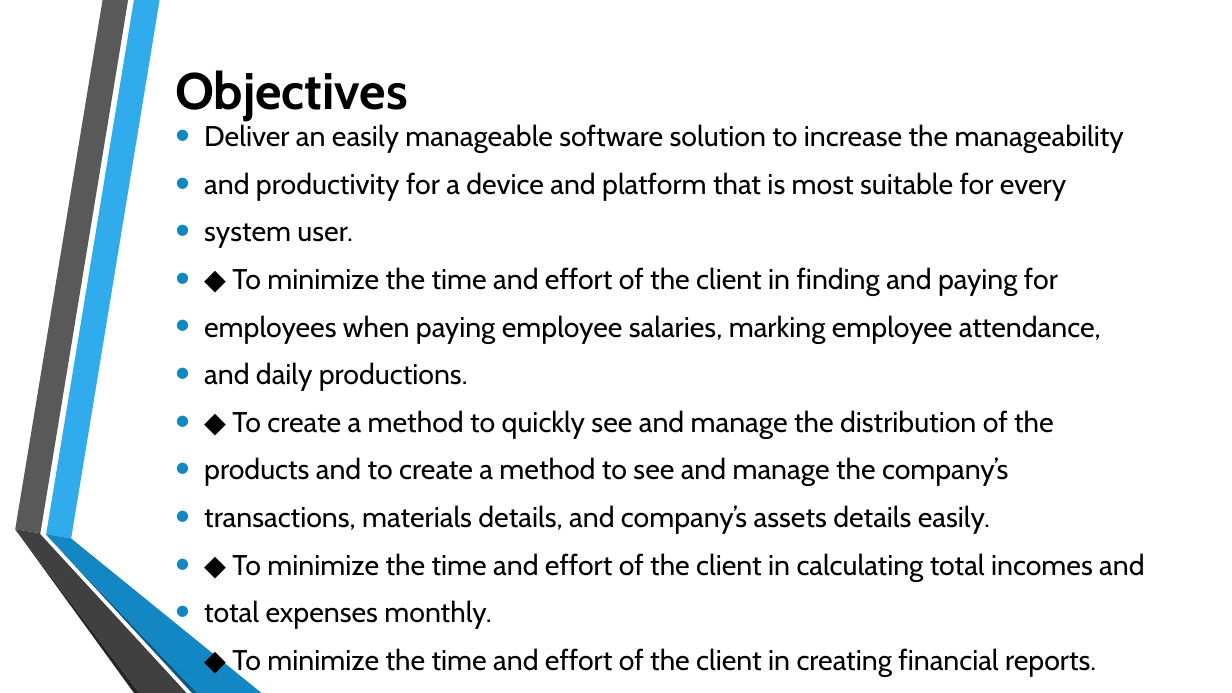
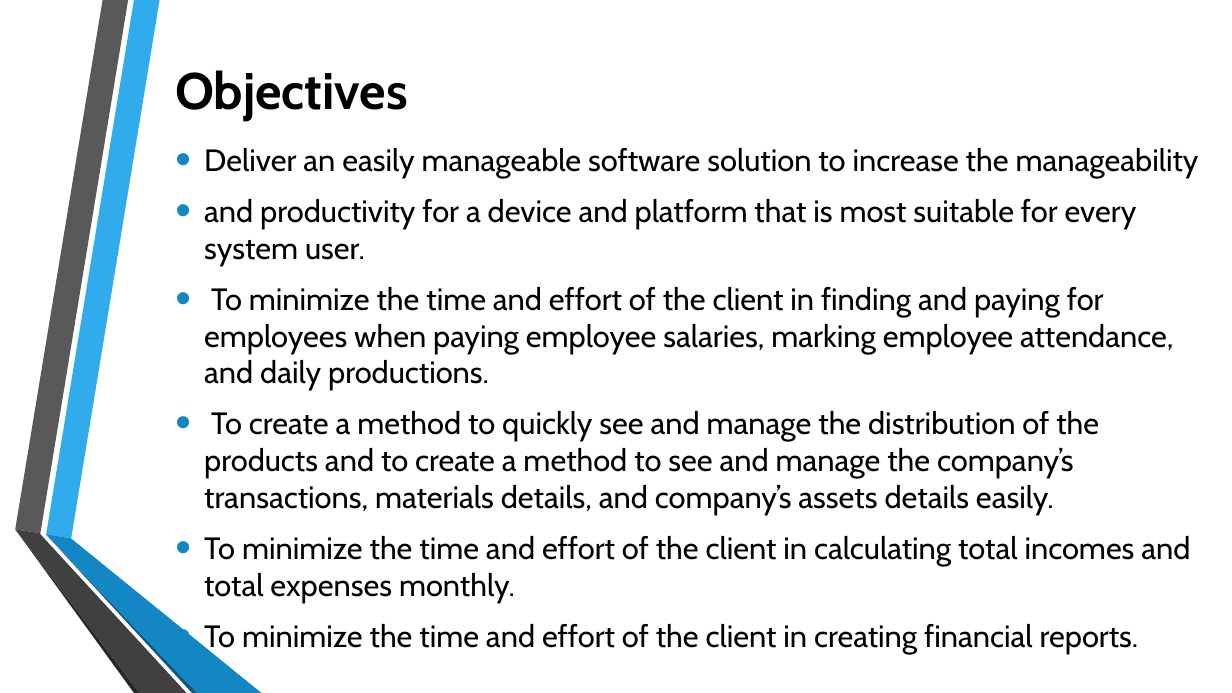
Before and after one commit to KevinShehan/code_tech_pro, a slide deck: slide 4 of Sales And Inventory Management System.pptx. Drawn at 1232x693 pixels with LibreOffice and Linux fonts; fonts in the diff are those of the drawing; background and template pictures are left out. Boxes give left, top, right and bottom in pixels: in the first picture for what was removed or moved away, otherwise in the second. Text is boxed around its words. In the diff, an @@ line names an element or a change of style, - is before the commit and + after.

```diff
--- a/Sales And Inventory Management System.pptx
+++ b/Sales And Inventory Management System.pptx
@@ text at (x1=204, y1=148, x2=1199, y2=178): size 22.2 to 24 pt in "Deliver an easily manageable software solution to ..." @@
@@ text at (x1=204, y1=199, x2=1190, y2=654): text changed; size 22.2 to 24 pt @@
-• and productivity for a device and platform that is most suitable for every
-• system user.
-• ◆ To minimize the time and effort of the client in finding and paying for
-• employees when paying employee salaries, marking employee attendance,
-• and daily productions.
-• ◆ To create a method to quickly see and manage the distribution of the
-• products and to create a method to see and manage the company’s
-• transactions, materials details, and company’s assets details easily.
-• ◆ To minimize the time and effort of the client in calculating total incomes and
-• total expenses monthly.
-• ◆ To minimize the time and effort of the client in creating financial reports.
+• and productivity for a device and platform that is most suitable for every system user.
+• To minimize the time and effort of the client in finding and paying for employees when paying employee salaries, marking employee attendance, and daily productions.
+• To create a method to quickly see and manage the distribution of the products and to create a method to see and manage the company’s transactions, materials details, and company’s assets details easily.
+• To minimize the time and effort of the client in calculating total incomes and total expenses monthly.
+• To minimize the time and effort of the client in creating financial reports.
```
Also in this commit, not shown: 2 other slides changed, 7 other files.
